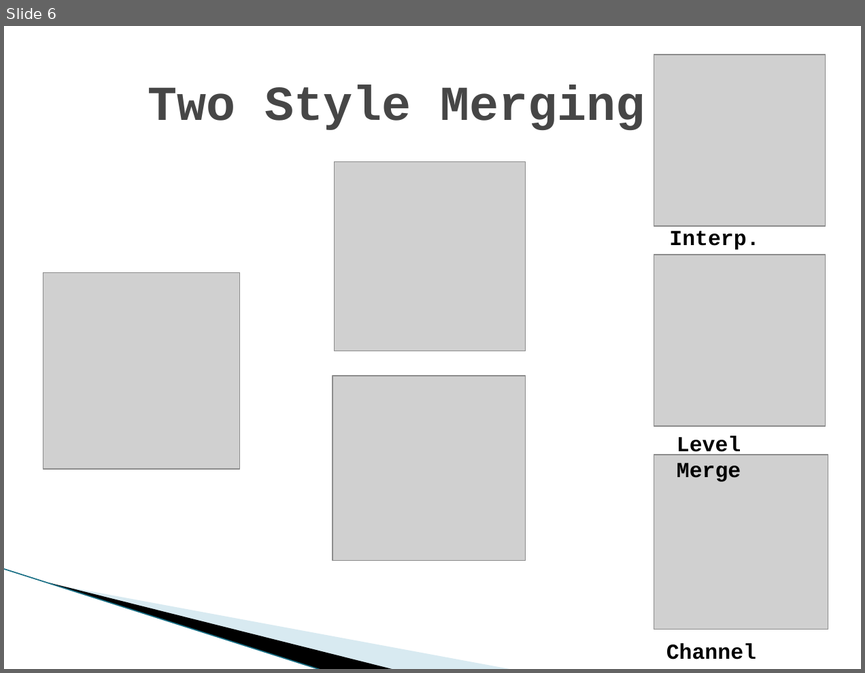
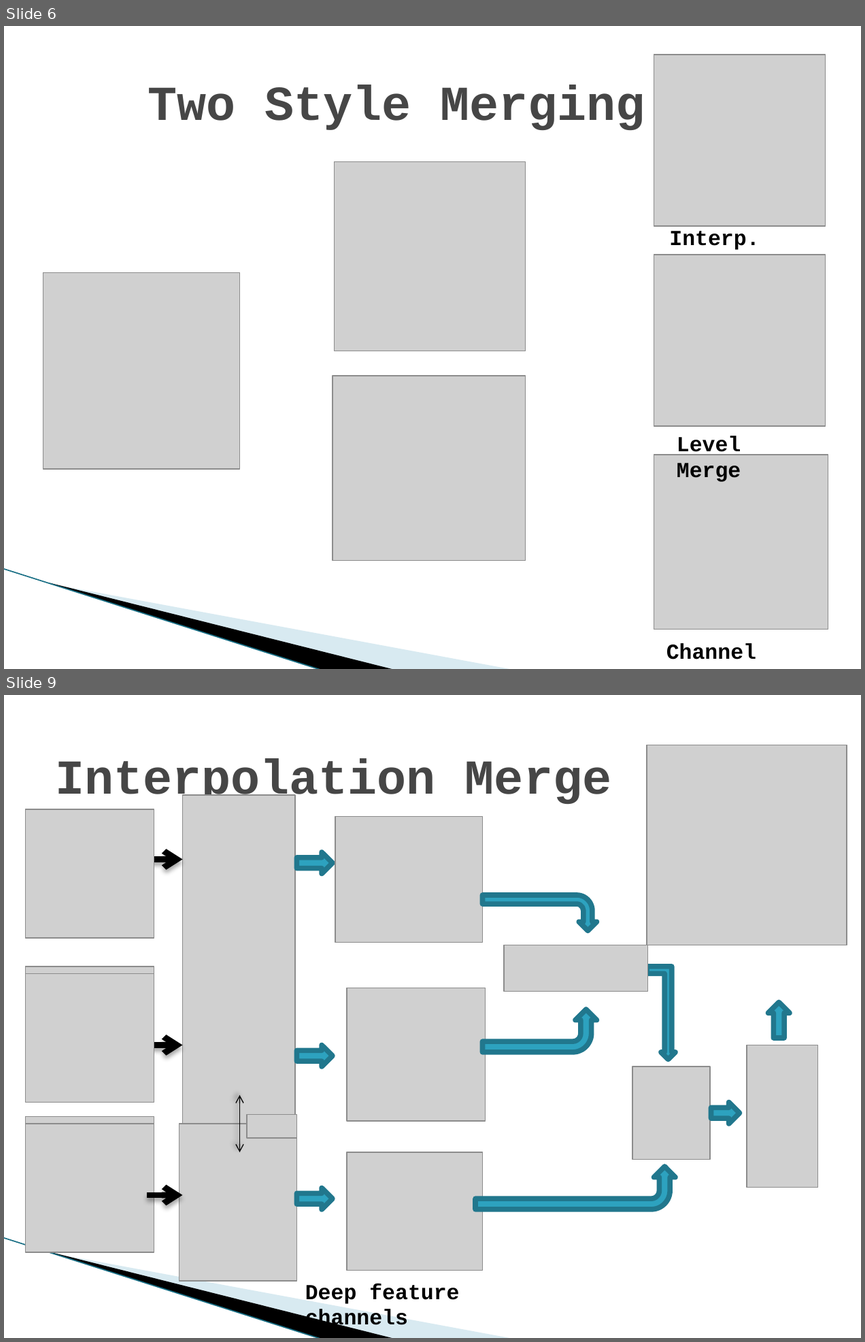
Before and after one commit to eyalw711/universal_style_transfer, a slide deck: ppt/Universal Style transfer via Feature Transform.pptx. Shown one above the other, each under a label of ours: slide 6 before the commit, slides 6 and 9 after it; the slides between them are not shown. The pictures are 865x673 and 865x1342 pixels, drawn with LibreOffice and Linux fonts; fonts in the diff are those of the drawing; grey boxes stand for pictures; background and template pictures are left out. Boxes give left, top, right and bottom in pixels: in the first picture for what was removed or moved away, otherwise in the second. Text is boxed around its words. In the diff, an @@ line names an element or a change of style, - is before the commit and + after.

```diff
--- a/ppt/Universal Style transfer via Feature Transform.pptx
+++ b/ppt/Universal Style transfer via Feature Transform.pptx
@@ slide 9 added at (4, 695, 861, 1338), background #FFFFFF; not listed: 3 template elements that a slide beside it also shows @@
@@ picture added at (647, 745, 847, 945) @@
@@ title added at (55, 759, 611, 807), 41 pt, text #464646, bold @@
+Interpolation Merge
@@ picture added at (182, 795, 294, 1123) @@
@@ picture added at (26, 809, 154, 938) @@
@@ picture added at (334, 817, 482, 943) @@
@@ right arrow added at (297, 852, 333, 873), fill #2DA2BF, outline #21788D 4.33 pt @@
@@ arrow added from (147, 860) to (182, 860), #000000 5 pt @@
@@ bent arrow added at (483, 895, 596, 931), fill #2DA2BF, outline #21788D 4.33 pt @@
@@ picture added at (504, 945, 647, 991) @@
@@ picture added at (26, 966, 154, 1095) @@
@@ picture added at (26, 974, 154, 1102) @@
@@ bent up arrow added at (647, 966, 675, 1059), fill #2DA2BF, outline #21788D 4.33 pt @@
@@ picture added at (347, 988, 485, 1121) @@
@@ bent arrow added at (483, 1009, 596, 1052), fill #2DA2BF, outline #21788D 4.33 pt @@
@@ right arrow added at (768, 1002, 789, 1038), fill #2DA2BF, outline #21788D 4.33 pt @@
@@ arrow added from (147, 1045) to (182, 1045), #000000 5 pt @@
@@ right arrow added at (297, 1045, 333, 1066), fill #2DA2BF, outline #21788D 4.33 pt @@
@@ picture added at (747, 1045, 818, 1187) @@
@@ picture added at (632, 1066, 710, 1159) @@
@@ double arrow added from (239, 1095) to (239, 1152), #000000 0.75 pt @@
@@ right arrow added at (711, 1102, 739, 1123), fill #2DA2BF, outline #21788D 4.33 pt @@
@@ picture added at (26, 1117, 154, 1245) @@
@@ picture added at (247, 1114, 296, 1137) @@
@@ picture added at (26, 1123, 154, 1252) @@
@@ picture added at (179, 1123, 296, 1280) @@
@@ picture added at (347, 1152, 482, 1270) @@
@@ bent arrow added at (476, 1166, 675, 1208), fill #2DA2BF, outline #21788D 4.33 pt @@
@@ arrow added from (147, 1195) to (182, 1195), #000000 5 pt @@
@@ right arrow added at (297, 1187, 333, 1209), fill #2DA2BF, outline #21788D 4.33 pt @@
@@ text added at (305, 1283, 459, 1331), 18 pt, text #000000, bold @@
+Deep feature channels
```
Also in this commit, not shown: 1 slide changed, 2 other slides added.
